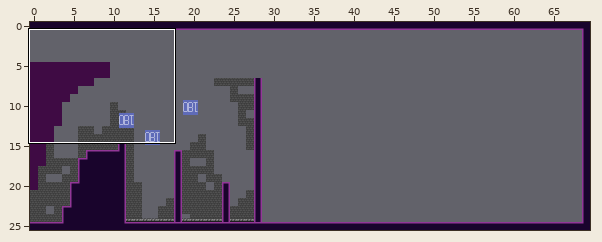
Level history. Tiled map: rooms/room_1.tmx. Above: a wide view before the commit, with the close-up outlined.
Close-up. Old version:
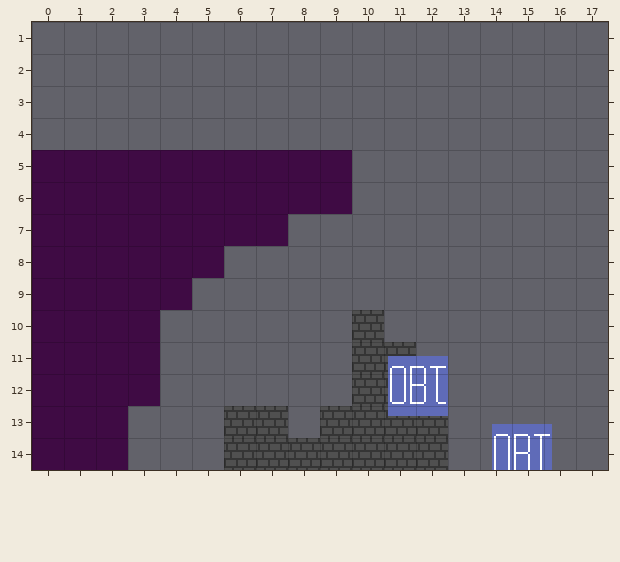
Cells are 16x16 px. Shown: x 0..17, y 1..14. The commit also changed other parts of the map, which this record leaves out.
After the commit:
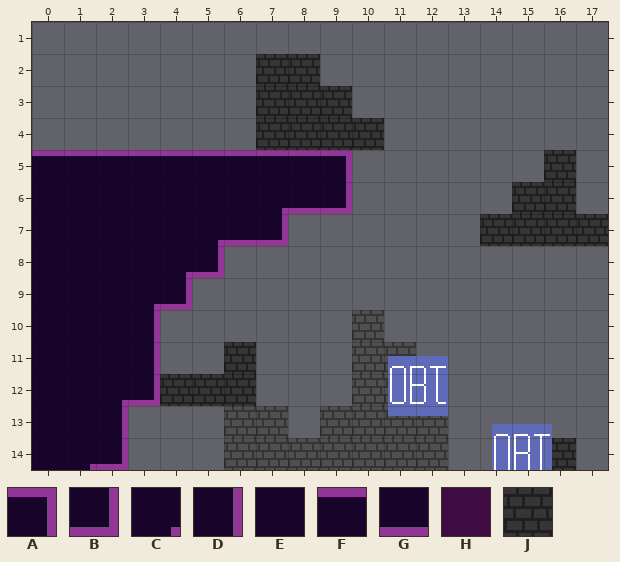
Key: from "tile_set_template": A 9, B 19, C 21, D 26, E 27, F 35, G 36, H 39, J 61.
_ is an empty cell.
Tiles of an added or newly shown layer are drawn over the layers below it.
Diff:
Layer "visuals/bg decoration/background tile 0." (added):
y 2: x 7..8 __ -> JJ
y 3: x 7..9 ___ -> JJJ
y 4: x 7..10 ____ -> JJJJ
y 5: x 16 _ -> J
y 6: x 15..16 __ -> JJ
y 7: x 14..17 ____ -> JJJJ
y 11: x 6 _ -> J
y 12: x 4..6 ___ -> JJJ
y 14: x 16 _ -> J
Layer "visuals/collideable":
y 5: x 0..9 HHHHHHHHHH -> FFFFFFFFFA
y 6: x 0..9 HHHHHHHHHH -> EEEEEEECGB
y 7: x 0..7 HHHHHHHH -> EEEEECGB
y 8: x 0..5 HHHHHH -> EEEECB
y 9: x 0..4 HHHHH -> EEECB
y 10..11: x 0..3 HHHH -> EEED
y 12: x 0..3 HHHH -> EECB
y 13: x 0..2 HHH -> EED
y 14: x 0..2 HHH -> ECB
